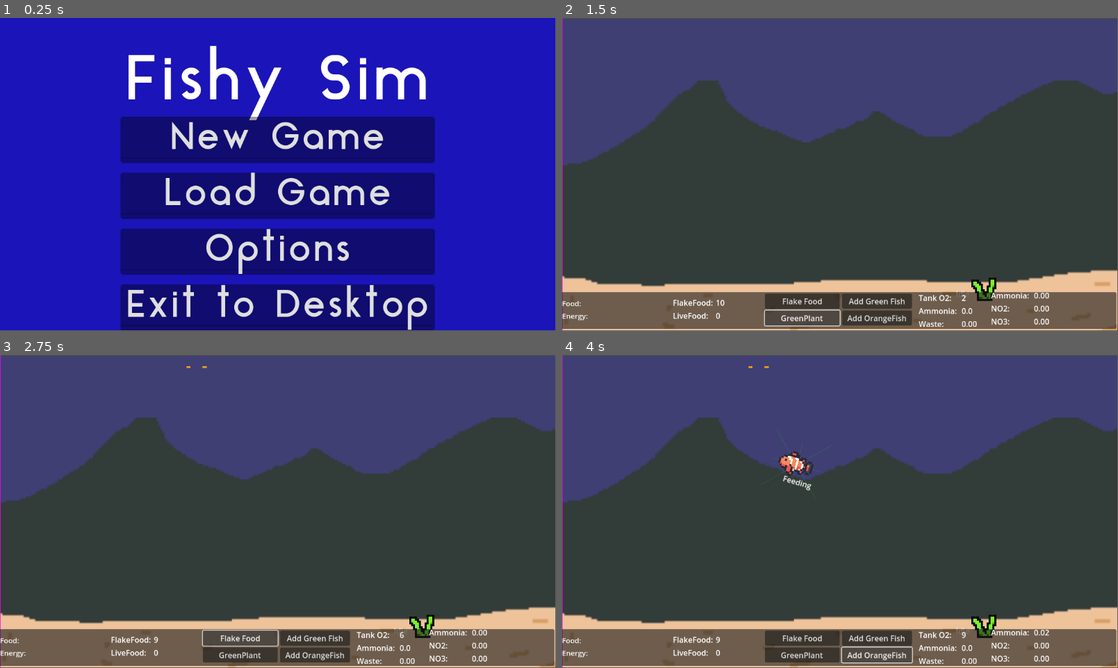
Above: before the commit, frames 1-4 (two rows, left to right).
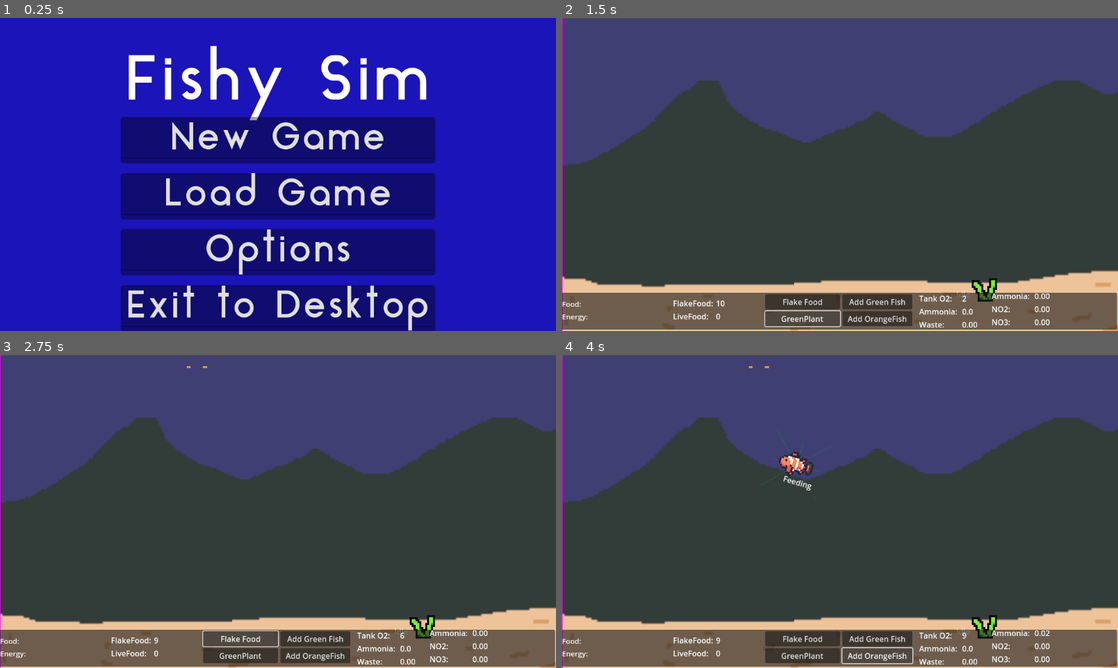
Above: after the commit, the same moments.

Repository: neilmillard/Fish-tank-sim
Game: Godot game, scene res://Scenes/main.tscn
Two runs of this game, one before a commit and one after it. Both use one fixed random seed, a clock stepped at 60 frames per second and the inputs below.
Inputs:
- Up to frame 1 (0.25 s): no input
- Up to frame 2 (1.5 s): click "New Game" at 0.5 s; click "GreenPlant" at 1.25 s
- Up to frame 3 (2.75 s): click "Flake Food" at 2 s
- Up to frame 4 (4 s): click "Add Green Fish" at 2.75 s; click "Add OrangeFish" at 3.5 s
In our replay, the window is 799x449 before the commit and 800x450 after it. These sizes can differ from the game's own. Grey fills any space a smaller window leaves; there, only what the larger window draws over its background counts as a difference.

The runs differ from the first frame. In frame 1, 3.9% of the frame differs, in the area x 21-79%, y 8-100%; in frame 2, 3.0%; in frame 3, 2.9%; in frame 4, 3.1%.
Error in both runs: Invalid access to property or key 'GravelFilter' on a base object of type 'Dictionary'. (res://Scripts/MiddleWater.gd:138)

Commit message:
refactor statemachine as scene + enable fish grow

Diff:
--- a/Scenes/game/fish/fish_body.gd
+++ b/Scenes/game/fish/fish_body.gd
@@ -13,11 +13,14 @@
 
 # This fish scene stats
 @export var type: String = "Generic"
+@export var maxSize: float = 2.0
 @export var swimSpeed: int = 60
 @export var fleeSpeed: int = 100
 @export var rotationSpeed = 40.0
 @export var feedLevel: FeedLevel = FeedLevel.Middle
 @export var maxHealth: float = 100
+@export var growthThreshold: float = 40.0
+@export var baseSpriteScale: float = 4.0
 @export var idleFoodDistanceThreshold: float = 400
 
 @onready var animationPlayer: AnimationPlayer = $AnimationPlayer
@@ -52,6 +55,7 @@
 			stats = GameManager.new_fish_resource()
 	stats.type = type
 	myStomach = stats.myStomach
+	myStomach.capacity = stats.fishSize * GameManager.STOMACH_CAPACITY_BASE
 	myLung = stats.myLung
 	# set so we get collision events from mouse
 	input_pickable = true
@@ -60,6 +64,7 @@
 	animationPlayer.play("SwimRight")
 	start_idle_timer(true)
 	add_debug_timer()
+	$StateMachine.parentNode = self
 
 func _process(delta):
 	if fsm && fsm.currentState:
@@ -69,6 +74,7 @@
 	process_food(delta)
 	process_waste(delta)
 	process_health(delta)
+	process_growth(delta)
 
 
 func _physics_process(delta):
@@ -238,6 +244,25 @@
 	if GameManager.currentTankData.currentNH3 > GameManager.nh3HealthThreshold:
 		stats.currentHealth -= delta / 2.0
 
+func process_growth(delta: float) -> void:
+	# The fish will grow to maxSize provided it has enough energy
+	if stats.fishSize >= maxSize:
+		return
+	if myStomach.storedEnergy < growthThreshold:
+		return
+	if stats.currentHealth < maxHealth * 0.95:
+		return
+
+	var energyRequired = delta * GameManager.growEnergy
+	var energyReceived = myStomach.get_energy(energyRequired)
+	var o2Used = myLung.requestO2(energyReceived)
+	myStomach.receive_nh3(energyReceived / 4.0)
+	stats.fishSize += energyReceived
+	scale = Vector2(
+				stats.fishSize * baseSpriteScale,
+				stats.fishSize * baseSpriteScale
+			)
+
 func kill_fish():
 	GameManager.remove_fish_resource(stats)
 	queue_free()
--- a/Scenes/game/fish/fish_dead.gd
+++ b/Scenes/game/fish/fish_dead.gd
@@ -4,10 +4,10 @@
 var timer: float
 
 func enter(_msg:={}):
-	fishBody.currentSwimspeed = 0
-	fishBody.velocity = Vector2.ZERO
-	fishBody.animationPlayer.play("SwimLeft")
-	fishBody.animationPlayer.stop()
+	myBody.currentSwimspeed = 0
+	myBody.velocity = Vector2.ZERO
+	myBody.animationPlayer.play("SwimLeft")
+	myBody.animationPlayer.stop()
 	timer = 0.0
 
 func exit():
@@ -16,13 +16,13 @@
 func update(delta: float) -> void:
 	timer += delta
 	if timer > 20.0:
-		var myNutrition = fishBody.myStomach.release_food()
+		var myNutrition = myBody.myStomach.release_food()
 		if myNutrition != null:
-			GameManager.spawn_food(fishBody.position, myNutrition)
+			GameManager.spawn_food(myBody.position, myNutrition)
 			timer = 0.0
 		else:
-			print(fishBody.name + " Time to die")
-			fishBody.kill_fish()
+			print(myBody.name + " Time to die")
+			myBody.kill_fish()
 
 func physics_update(delta: float) -> void:
-	fishBody.rotate_to_direction(Vector2(-1.0, 0.0), delta)
+	myBody.rotate_to_direction(Vector2(-1.0, 0.0), delta)
--- a/Scenes/game/fish/fish_feeding.gd
+++ b/Scenes/game/fish/fish_feeding.gd
@@ -2,33 +2,33 @@
 extends FishState
 
 func enter(_msg:={}):
-	fishBody.currentSwimspeed = fishBody.swimSpeed
+	myBody.currentSwimspeed = myBody.swimSpeed
 
 func update(_delta: float) -> void:
-	if fishBody.nearestFoodPosition == Vector2.ZERO:
-		fishBody.find_food()
+	if myBody.nearestFoodPosition == Vector2.ZERO:
+		myBody.find_food()
 
-	if fishBody.nearestFoodPosition == Vector2.ZERO:
+	if myBody.nearestFoodPosition == Vector2.ZERO:
 		emit_signal("Transitioned", "Feeding", "Idle")
 
 func physics_update(delta: float) -> void:
-	if fishBody.nearestFoodPosition != Vector2.ZERO:
-		if fishBody.navagent.is_navigation_finished():
+	if myBody.nearestFoodPosition != Vector2.ZERO:
+		if myBody.navagent.is_navigation_finished():
 			reset_food_finder()
 			return
 		else:
 			# if we are nearly at the destination (food) let's check if it moved
-			if fishBody.navagent.distance_to_target() < fishBody.swimSpeed:
-				fishBody.find_food()
-			var targetpos = fishBody.navagent.get_next_path_position()
+			if myBody.navagent.distance_to_target() < myBody.swimSpeed:
+				myBody.find_food()
+			var targetpos = myBody.navagent.get_next_path_position()
 			if (targetpos == null):
 				print("Cannot get to food")
 				reset_food_finder()
 				return
-			fishBody.direction = fishBody.global_position.direction_to(targetpos)
-			fishBody.rotate_to_direction(fishBody.direction, delta)
-			fishBody.velocity = fishBody.direction.normalized() * fishBody.currentSwimspeed
+			myBody.direction = myBody.global_position.direction_to(targetpos)
+			myBody.rotate_to_direction(myBody.direction, delta)
+			myBody.velocity = myBody.direction.normalized() * myBody.currentSwimspeed
 
 func reset_food_finder() -> void:
-	fishBody.nearestFoodPosition = Vector2.ZERO
+	myBody.nearestFoodPosition = Vector2.ZERO
 	emit_signal("Transitioned", "Feeding", "Idle")
--- a/Scenes/game/fish/fish_fleeing.gd
+++ b/Scenes/game/fish/fish_fleeing.gd
@@ -8,24 +8,24 @@
 func enter(_msg:={}):
 	previousState = _msg.previousState
 	triggeredTimer = 0.6
-	fleeDirection = fishBody.get_safe_direction()
+	fleeDirection = myBody.get_safe_direction()
 	set_fish_velocity()
 
 func update(delta: float) -> void:
 	triggeredTimer -= delta
-	fishBody.rotate_to_direction(fishBody.direction, delta)
+	myBody.rotate_to_direction(myBody.direction, delta)
 
 func physics_update(_delta: float) -> void:
-	var detection = fishBody.check_environment()
+	var detection = myBody.check_environment()
 	if detection != 'flee' and triggeredTimer < 0.0:
 		emit_signal("Transitioned", "Fleeing", previousState)
 		return
 
-	if fishBody.velocity.length_squared() < 5:
-		fleeDirection = fishBody.get_safe_direction()
+	if myBody.velocity.length_squared() < 5:
+		fleeDirection = myBody.get_safe_direction()
 
 	set_fish_velocity()
 
 func set_fish_velocity():
-	fishBody.direction = fleeDirection
-	fishBody.velocity = fishBody.direction.normalized() * fishBody.fleeSpeed
+	myBody.direction = fleeDirection
+	myBody.velocity = myBody.direction.normalized() * myBody.fleeSpeed
--- a/Scenes/game/fish/fish_hunting.gd
+++ b/Scenes/game/fish/fish_hunting.gd
@@ -3,31 +3,31 @@
 
 
 func enter(_msg:={}):
-	fishBody.currentSwimspeed = fishBody.swimSpeed / 2.0
-	fishBody.start_idle_timer(false)
+	myBody.currentSwimspeed = myBody.swimSpeed / 2.0
+	myBody.start_idle_timer(false)
 
 func exit():
-	fishBody.idleTimerRunning = false
-	fishBody.idle_timer.stop()
+	myBody.idleTimerRunning = false
+	myBody.idle_timer.stop()
 
 func update(_delta: float) -> void:
-	if fishBody.stats.currentHealth <= 0:
+	if myBody.stats.currentHealth <= 0:
 		emit_signal("Transitioned", "Hunting", "Dead")
 		return
 	if check_preditors() == 'flee':
 		emit_signal("Transitioned", "Hunting", "Fleeing", {"previousState" = "Hunting"})
 		return
-	if fishBody.food_is_near():
+	if myBody.food_is_near():
 		emit_signal("Transitioned", "Hunting", "Feeding")
 		return
 
 func physics_update(delta: float) -> void:
-	fishBody.rotate_to_direction(Vector2(fishBody.velocity.x, 0.0), delta)
+	myBody.rotate_to_direction(Vector2(myBody.velocity.x, 0.0), delta)
 
 func on_idle_timer_timeout():
-	var someFood = fishBody.get_nearest_food()
+	var someFood = myBody.get_nearest_food()
 	var direction = Vector2.ZERO
 	if someFood:
-		direction = fishBody.global_position.direction_to(someFood.global_position)
+		direction = myBody.global_position.direction_to(someFood.global_position)
 	emit_signal("Transitioned", "Hunting", "Swimming", {"direction" = direction, "previousState" = "Hunting"})
-	fishBody.start_idle_timer(true)
+	myBody.start_idle_timer(true)
--- a/Scenes/game/fish/fish_idle.gd
+++ b/Scenes/game/fish/fish_idle.gd
@@ -2,37 +2,37 @@
 extends FishState
 
 func enter(_msg:={}):
-	fishBody.start_idle_timer(true)
-	fishBody.currentSwimspeed = fishBody.swimSpeed / 4.0
+	myBody.start_idle_timer(true)
+	myBody.currentSwimspeed = myBody.swimSpeed / 4.0
 
 
 func exit():
-	fishBody.idleTimerRunning = false
-	fishBody.idle_timer.stop()
+	myBody.idleTimerRunning = false
+	myBody.idle_timer.stop()
 
 func update(_delta: float) -> void:
 	# fish will only change from idle, if food, mate or preditor present
 	if check_preditors() == 'flee':
 		emit_signal("Transitioned", "Idle", "Fleeing", {"previousState" = "Idle"})
 		return
-	if fishBody.myStomach.could_eat():
-		if fishBody.food_is_near():
+	if myBody.myStomach.could_eat():
+		if myBody.food_is_near():
 			emit_signal("Transitioned", "Idle", "Feeding")
 			return
 		else:
 			emit_signal("Transitioned", "Idle", "Hunting")
 			return
-	if fishBody.stats.currentHealth <= 0:
+	if myBody.stats.currentHealth <= 0:
 		emit_signal("Transitioned", "Idle", "Dead")
 		return
-#	if fishBody.myStomach.storedEnergy > 100.0:
+#	if myBody.myStomach.storedEnergy > 100.0:
 #		emit_signal("Transitioned", "Idle", "Mating")
 
 func on_idle_timer_timeout():
 	emit_signal("Transitioned", "Idle", "Swimming",
 				{"direction" = Vector2.ZERO, "previousState" = "Idle"})
-	fishBody.start_idle_timer(true)
+	myBody.start_idle_timer(true)
 
 
 func physics_update(delta: float) -> void:
-	fishBody.rotate_to_direction(Vector2(fishBody.velocity.x, 0.0), delta)
+	myBody.rotate_to_direction(Vector2(myBody.velocity.x, 0.0), delta)
--- a/Scenes/game/fish/fish_mating.gd
+++ b/Scenes/game/fish/fish_mating.gd
@@ -2,4 +2,4 @@
 extends FishState
 
 func enter(_msg:={}):
-	fishBody.currentSwimspeed = fishBody.swimSpeed / 2.0
+	myBody.currentSwimspeed = myBody.swimSpeed / 2.0
--- a/Scenes/game/fish/fish_state.gd
+++ b/Scenes/game/fish/fish_state.gd
@@ -1,13 +1,13 @@
 extends State
 class_name FishState
 
-var fishBody: FishBody
+var myBody: FishBody
 
 func _ready() -> void:
+	# wait for stateMachine
 	await owner.ready
-	fishBody = owner as FishBody
-	assert(fishBody != null)
+
 
 func check_preditors():
-	var detection = fishBody.check_environment()
+	var detection = myBody.check_environment()
 	return detection
--- /dev/null
+++ b/Scenes/game/fish/fish_state_machine.tscn
@@ -0,0 +1,35 @@
+[gd_scene load_steps=9 format=3 uid="uid://bhytrggki6xig"]
+
+[ext_resource type="Script" path="res://Scenes/game/state_machine/state_machine.gd" id="1_oe1bo"]
+[ext_resource type="Script" path="res://Scenes/game/fish/fish_idle.gd" id="2_joi83"]
+[ext_resource type="Script" path="res://Scenes/game/fish/fish_swimming.gd" id="3_m8m5n"]
+[ext_resource type="Script" path="res://Scenes/game/fish/fish_fleeing.gd" id="4_o8g87"]
+[ext_resource type="Script" path="res://Scenes/game/fish/fish_feeding.gd" id="5_cbgxy"]
+[ext_resource type="Script" path="res://Scenes/game/fish/fish_hunting.gd" id="6_l5owq"]
+[ext_resource type="Script" path="res://Scenes/game/fish/fish_mating.gd" id="7_7kor0"]
+[ext_resource type="Script" path="res://Scenes/game/fish/fish_dead.gd" id="8_ea7bg"]
+
+[node name="StateMachine" type="Node" node_paths=PackedStringArray("initialState")]
+script = ExtResource("1_oe1bo")
+initialState = NodePath("Idle")
+
+[node name="Idle" type="Node" parent="."]
+script = ExtResource("2_joi83")
+
+[node name="Swimming" type="Node" parent="."]
+script = ExtResource("3_m8m5n")
+
+[node name="Fleeing" type="Node" parent="."]
+script = ExtResource("4_o8g87")
+
+[node name="Feeding" type="Node" parent="."]
+script = ExtResource("5_cbgxy")
+
+[node name="Hunting" type="Node" parent="."]
+script = ExtResource("6_l5owq")
+
+[node name="Mating" type="Node" parent="."]
+script = ExtResource("7_7kor0")
+
+[node name="Dead" type="Node" parent="."]
+script = ExtResource("8_ea7bg")
--- a/Scenes/game/fish/fish_swimming.gd
+++ b/Scenes/game/fish/fish_swimming.gd
@@ -12,7 +12,7 @@
 func physics_update(_delta: float) -> void:
 	if direction == Vector2.ZERO:
 		while direction == Vector2.ZERO:
-			direction = fishBody.get_safe_direction()
-	fishBody.direction = direction
-	fishBody.velocity = fishBody.direction.normalized() * fishBody.currentSwimspeed
+			direction = myBody.get_safe_direction()
+	myBody.direction = direction
+	myBody.velocity = myBody.direction.normalized() * myBody.currentSwimspeed
 	emit_signal("Transitioned", "Swimming", previousState)
--- a/Scenes/game/fish/greenFish.tscn
+++ b/Scenes/game/fish/greenFish.tscn
@@ -1,14 +1,8 @@
-[gd_scene load_steps=15 format=3 uid="uid://c5nne8v7x3avu"]
+[gd_scene load_steps=9 format=3 uid="uid://c5nne8v7x3avu"]
 
 [ext_resource type="Script" path="res://Scenes/game/fish/fish_body.gd" id="1_h0yt5"]
 [ext_resource type="Texture2D" uid="uid://cormmvthb0itk" path="res://art/fish_1.png" id="2_la8n0"]
-[ext_resource type="Script" path="res://Scenes/game/state_machine/state_machine.gd" id="3_p2em5"]
-[ext_resource type="Script" path="res://Scenes/game/fish/fish_idle.gd" id="4_1yylt"]
-[ext_resource type="Script" path="res://Scenes/game/fish/fish_swimming.gd" id="5_bwct7"]
-[ext_resource type="Script" path="res://Scenes/game/fish/fish_fleeing.gd" id="6_03g5u"]
-[ext_resource type="Script" path="res://Scenes/game/fish/fish_feeding.gd" id="7_tngvw"]
-[ext_resource type="Script" path="res://Scenes/game/fish/fish_hunting.gd" id="8_ki0ob"]
-[ext_resource type="Script" path="res://Scenes/game/fish/fish_mating.gd" id="9_nye4t"]
+[ext_resource type="PackedScene" uid="uid://bhytrggki6xig" path="res://Scenes/game/fish/fish_state_machine.tscn" id="3_03olu"]
 
 [sub_resource type="Animation" id="Animation_mxa7c"]
 length = 0.001
@@ -133,27 +127,7 @@
 
 [node name="IdleTimer" type="Timer" parent="."]
 
-[node name="StateMachine" type="Node" parent="." node_paths=PackedStringArray("initialState")]
-script = ExtResource("3_p2em5")
-initialState = NodePath("Idle")
-
-[node name="Idle" type="Node" parent="StateMachine"]
-script = ExtResource("4_1yylt")
-
-[node name="Swimming" type="Node" parent="StateMachine"]
-script = ExtResource("5_bwct7")
-
-[node name="Fleeing" type="Node" parent="StateMachine"]
-script = ExtResource("6_03g5u")
-
-[node name="Feeding" type="Node" parent="StateMachine"]
-script = ExtResource("7_tngvw")
-
-[node name="Hunting" type="Node" parent="StateMachine"]
-script = ExtResource("8_ki0ob")
-
-[node name="Mating" type="Node" parent="StateMachine"]
-script = ExtResource("9_nye4t")
+[node name="StateMachine" parent="." instance=ExtResource("3_03olu")]
 
 [node name="Label" type="Label" parent="."]
 offset_left = -19.0
--- a/Scenes/game/fish/orangeFish.tscn
+++ b/Scenes/game/fish/orangeFish.tscn
@@ -1,15 +1,8 @@
-[gd_scene load_steps=16 format=3 uid="uid://d2ningsghemxy"]
+[gd_scene load_steps=9 format=3 uid="uid://d2ningsghemxy"]
 
 [ext_resource type="Script" path="res://Scenes/game/fish/fish_body.gd" id="1_ppmwa"]
 [ext_resource type="Texture2D" uid="uid://tyus3e1vdqvx" path="res://art/fish_2.png" id="2_8njcv"]
-[ext_resource type="Script" path="res://Scenes/game/state_machine/state_machine.gd" id="3_agckn"]
-[ext_resource type="Script" path="res://Scenes/game/fish/fish_idle.gd" id="4_3jhfx"]
-[ext_resource type="Script" path="res://Scenes/game/fish/fish_swimming.gd" id="5_ermfm"]
-[ext_resource type="Script" path="res://Scenes/game/fish/fish_fleeing.gd" id="6_7a1jn"]
-[ext_resource type="Script" path="res://Scenes/game/fish/fish_feeding.gd" id="7_aycnk"]
-[ext_resource type="Script" path="res://Scenes/game/fish/fish_hunting.gd" id="8_5bppq"]
-[ext_resource type="Script" path="res://Scenes/game/fish/fish_mating.gd" id="9_vu25s"]
-[ext_resource type="Script" path="res://Scenes/game/fish/fish_dead.gd" id="10_md8i6"]
+[ext_resource type="PackedScene" uid="uid://bhytrggki6xig" path="res://Scenes/game/fish/fish_state_machine.tscn" id="3_hh8jq"]
 
 [sub_resource type="Animation" id="Animation_mxa7c"]
 length = 0.001
@@ -112,6 +105,7 @@
 collision_mask = 5
 script = ExtResource("1_ppmwa")
 type = "OrangeFish"
+feedLevel = 0
 
 [node name="Sprite2D" type="Sprite2D" parent="."]
 texture_filter = 1
@@ -132,30 +126,7 @@
 
 [node name="IdleTimer" type="Timer" parent="."]
 
-[node name="StateMachine" type="Node" parent="." node_paths=PackedStringArray("initialState")]
-script = ExtResource("3_agckn")
-initialState = NodePath("Idle")
-
-[node name="Idle" type="Node" parent="StateMachine"]
-script = ExtResource("4_3jhfx")
-
-[node name="Swimming" type="Node" parent="StateMachine"]
-script = ExtResource("5_ermfm")
-
-[node name="Fleeing" type="Node" parent="StateMachine"]
-script = ExtResource("6_7a1jn")
-
-[node name="Feeding" type="Node" parent="StateMachine"]
-script = ExtResource("7_aycnk")
-
-[node name="Hunting" type="Node" parent="StateMachine"]
-script = ExtResource("8_5bppq")
-
-[node name="Mating" type="Node" parent="StateMachine"]
-script = ExtResource("9_vu25s")
-
-[node name="Dead" type="Node" parent="StateMachine"]
-script = ExtResource("10_md8i6")
+[node name="StateMachine" parent="." instance=ExtResource("3_hh8jq")]
 
 [node name="Label" type="Label" parent="."]
 offset_left = -19.0
--- a/Scenes/game/plants/green_plant.tscn
+++ b/Scenes/game/plants/green_plant.tscn
@@ -1,13 +1,8 @@
-[gd_scene load_steps=9 format=3 uid="uid://cce1una4cin75"]
+[gd_scene load_steps=4 format=3 uid="uid://cce1una4cin75"]
 
 [ext_resource type="Script" path="res://Scenes/game/plants/plant_body.gd" id="1_4h6rl"]
 [ext_resource type="Texture2D" uid="uid://dklmed47lcgmj" path="res://art/plant_1.png" id="2_wxp8h"]
-[ext_resource type="Script" path="res://Scenes/game/state_machine/state_machine.gd" id="3_2m3ju"]
-[ext_resource type="Script" path="res://Scenes/game/plants/plant_idle.gd" id="4_x1quk"]
-[ext_resource type="Script" path="res://Scenes/game/plants/plant_growing.gd" id="5_sao11"]
-[ext_resource type="Script" path="res://Scenes/game/plants/plant_feeding.gd" id="6_5tgab"]
-[ext_resource type="Script" path="res://Scenes/game/plants/plant_dead.gd" id="7_m0opd"]
-[ext_resource type="Script" path="res://Scenes/game/plants/plant_harvest.gd" id="8_lq42m"]
+[ext_resource type="PackedScene" uid="uid://bosjescveliu" path="res://Scenes/game/plants/plant_state_machine.tscn" id="3_32ghr"]
 
 [node name="GreenPlant" type="Node2D"]
 position = Vector2(16, -16)
@@ -23,24 +18,7 @@
 texture = ExtResource("2_wxp8h")
 hframes = 4
 
-[node name="StateMachine" type="Node" parent="." node_paths=PackedStringArray("initialState")]
-script = ExtResource("3_2m3ju")
-initialState = NodePath("Idle")
-
-[node name="Idle" type="Node" parent="StateMachine"]
-script = ExtResource("4_x1quk")
-
-[node name="Growing" type="Node" parent="StateMachine"]
-script = ExtResource("5_sao11")
-
-[node name="Feeding" type="Node" parent="StateMachine"]
-script = ExtResource("6_5tgab")
-
-[node name="Dead" type="Node" parent="StateMachine"]
-script = ExtResource("7_m0opd")
-
-[node name="Harvest" type="Node" parent="StateMachine"]
-script = ExtResource("8_lq42m")
+[node name="StateMachine" parent="." instance=ExtResource("3_32ghr")]
 
 [node name="Label" type="Label" parent="."]
 offset_left = -16.2992
--- a/Scenes/game/plants/plant_body.gd
+++ b/Scenes/game/plants/plant_body.gd
@@ -25,6 +25,7 @@
 	stats.type = type
 	stats.globalPosition = global_position
 	sprite2D.frame = stats.growStage
+	$StateMachine.parentNode = self
 
 func _process(delta):
 	if fsm && fsm.currentState:
--- a/Scenes/game/plants/plant_feeding.gd
+++ b/Scenes/game/plants/plant_feeding.gd
@@ -15,9 +15,9 @@
 	# CO2 and H2O with sunlight energy
 	# NH4 is synthesized from NO3, which creates amino acids from glucose -> protein
 	var no3Received = GameManager.currentTankData.remove_NO3(
-											delta * plantBody.processingRate)
+											delta * myBody.processingRate)
 	if no3Received > 0.0:
-		plantBody.stats.storedSugar += no3Received
+		myBody.stats.storedSugar += no3Received
 		GameManager.currentTankData.charge_o2(no3Received)
 		fedAmount += no3Received
 
--- a/Scenes/game/plants/plant_growing.gd
+++ b/Scenes/game/plants/plant_growing.gd
@@ -12,10 +12,10 @@
 func update(delta: float) -> void:
 	growingTimer += delta
 	if growingTimer > 5.0:
-		plantBody.stats.storedSugar -= plantBody.growthCost * (plantBody.stats.growStage+1)
-		plantBody.stats.growStage = min(plantBody.maxGrowStage,
-									plantBody.stats.growStage + 1)
-		plantBody.sprite2D.frame = plantBody.stats.growStage
+		myBody.stats.storedSugar -= myBody.growthCost * (myBody.stats.growStage+1)
+		myBody.stats.growStage = min(myBody.maxGrowStage,
+									myBody.stats.growStage + 1)
+		myBody.sprite2D.frame = myBody.stats.growStage
 		emit_signal("Transitioned", "Growing", "Idle")
 
 func physics_update(_delta: float) -> void:
--- a/Scenes/game/plants/plant_harvest.gd
+++ b/Scenes/game/plants/plant_harvest.gd
@@ -12,12 +12,12 @@
 func update(delta: float) -> void:
 	harvestTimer += delta
 	if harvestTimer > 4.0:
-		plantBody.stats.storedSugar -= 4.0
+		myBody.stats.storedSugar -= 4.0
 		var offset = Vector2(
 			randf_range(1.0, 130.0),
 			randf_range(-20.0, -70.0)
 		)
-		var newPosition = plantBody.position + offset
+		var newPosition = myBody.position + offset
 		GameManager.spawn_new_object("plantFood", newPosition)
 		emit_signal("Transitioned", "Harvest", "Idle")
 
--- a/Scenes/game/plants/plant_idle.gd
+++ b/Scenes/game/plants/plant_idle.gd
@@ -14,12 +14,12 @@
 	pass
 
 func update(_delta: float) -> void:
-	if plantBody.stats.currentHealth <= 0.0:
+	if myBody.stats.currentHealth <= 0.0:
 		emit_signal("Transitioned", "Idle", "Dead")
 		return
 
 	if enough_sugar():
-		if plantBody.stats.growStage < plantBody.maxGrowStage:
+		if myBody.stats.growStage < myBody.maxGrowStage:
 			emit_signal("Transitioned", "Idle", "Growing")
 			return
 		else:
@@ -36,4 +36,4 @@
 	return GameManager.currentTankData.currentNO3 > 1.0
 
 func enough_sugar():
-	return plantBody.stats.storedSugar > plantBody.growthThreshold * (plantBody.stats.growStage+1)
+	return myBody.stats.storedSugar > myBody.growthThreshold * (myBody.stats.growStage+1)
--- a/Scenes/game/plants/plant_state.gd
+++ b/Scenes/game/plants/plant_state.gd
@@ -1,9 +1,7 @@
 class_name PlantState
 extends State
 
-var plantBody: PlantBody
+var myBody: PlantBody
 
 func _ready() -> void:
 	await owner.ready
-	plantBody = owner as PlantBody
-	assert(plantBody != null)
--- /dev/null
+++ b/Scenes/game/plants/plant_state_machine.tscn
@@ -0,0 +1,27 @@
+[gd_scene load_steps=7 format=3 uid="uid://bosjescveliu"]
+
+[ext_resource type="Script" path="res://Scenes/game/state_machine/state_machine.gd" id="1_i42pt"]
+[ext_resource type="Script" path="res://Scenes/game/plants/plant_idle.gd" id="2_uya42"]
+[ext_resource type="Script" path="res://Scenes/game/plants/plant_growing.gd" id="3_0isuj"]
+[ext_resource type="Script" path="res://Scenes/game/plants/plant_feeding.gd" id="4_qwi1m"]
+[ext_resource type="Script" path="res://Scenes/game/plants/plant_dead.gd" id="5_30jc8"]
+[ext_resource type="Script" path="res://Scenes/game/plants/plant_harvest.gd" id="6_k0qtb"]
+
+[node name="StateMachine" type="Node" node_paths=PackedStringArray("initialState")]
+script = ExtResource("1_i42pt")
+initialState = NodePath("Idle")
+
+[node name="Idle" type="Node" parent="."]
+script = ExtResource("2_uya42")
+
+[node name="Growing" type="Node" parent="."]
+script = ExtResource("3_0isuj")
+
+[node name="Feeding" type="Node" parent="."]
+script = ExtResource("4_qwi1m")
+
+[node name="Dead" type="Node" parent="."]
+script = ExtResource("5_30jc8")
+
+[node name="Harvest" type="Node" parent="."]
+script = ExtResource("6_k0qtb")
--- a/Scenes/game/state_machine/state_machine.gd
+++ b/Scenes/game/state_machine/state_machine.gd
@@ -6,16 +6,19 @@
 var currentState: State
 var states: Dictionary = {}
 var stateTimer: float
+var parentNode
 
 func _ready():
+	await owner.ready
+
 	for child in get_children():
 		if child is State:
 			states[child.name.to_lower()] = child
 			child.Transitioned.connect(_on_child_transition)
+			child.myBody = parentNode
 
 	if initialState:
 		# wait for the readys to be complete
-		await owner.ready
 		initialState.enter()
 		currentState = initialState
 
--- a/Scripts/GameManager.gd
+++ b/Scripts/GameManager.gd
@@ -15,6 +15,7 @@
 const GRAVITY: int = 200
 const MAXGASMULTIPLIER: float = 0.5
 const SAVE_GAME_BASE_PATH = "user://save_file"
+const STOMACH_CAPACITY_BASE: float = 10.0
 
 var debug
 var currentState = State.Play
@@ -29,6 +30,7 @@
 var nh3HealthThreshold: float = 40.0
 # infectionEnergy amount of energy to increase health by 1
 var infectionEnergy: float = 0.2
+var growEnergy: float = 0.01
 var waterFriction: float = 0.3
 
 var currentTankData: TankData
--- a/project.godot
+++ b/project.godot
@@ -18,6 +18,11 @@
 [autoload]
 
 GameManager="*res://Scripts/GameManager.gd"
+
+[display]
+
+window/stretch/mode="viewport"
+window/stretch/aspect="expand"
 
 [input]
 
